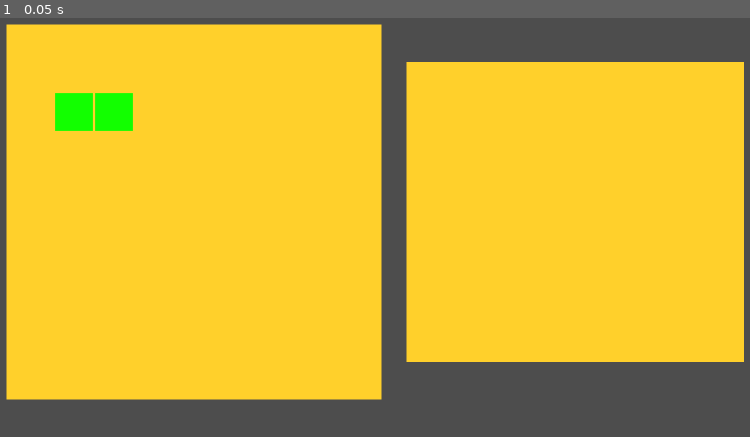
Above: before the commit, frame 1.
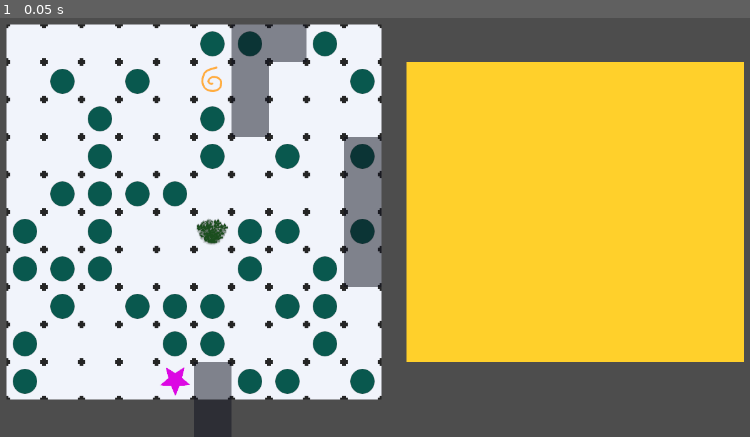
Above: after the commit, the same moment.

Repository: mDuo13/ld54
Game: Godot game, scene res://Scenes/PlayGame.tscn
Two runs of this game, one before a commit and one after it. Both use one fixed random seed, a clock stepped at 60 frames per second and the inputs below.
Inputs:
- Up to frame 1 (0.05 s): no input

The runs differ from the first frame. In frame 1, 45% of the frame differs, in the area x 0-51%, y 1-100%.

Commit message:
Board rando & helpers

Diff:
--- a/Scenes/PlayGame.tscn
+++ b/Scenes/PlayGame.tscn
@@ -1,27 +1,56 @@
-[gd_scene load_steps=7 format=3 uid="uid://dmla031dku8le"]
+[gd_scene load_steps=10 format=3 uid="uid://dmla031dku8le"]
 
 [ext_resource type="Texture2D" uid="uid://caupoabxxmf2p" path="res://Assets/Tile.png" id="1_7y3ry"]
-[ext_resource type="Script" path="res://Scripts/plate_setup.gd" id="2_nrm2g"]
+[ext_resource type="Texture2D" uid="uid://cqpvf6ol0iv1u" path="res://Assets/board_tiles.png" id="2_0m3lk"]
 [ext_resource type="Script" path="res://Scripts/conveyor_setup.gd" id="3_un6u0"]
 [ext_resource type="Script" path="res://Scripts/piece_manager.gd" id="4_g3j14"]
+[ext_resource type="Script" path="res://Scripts/plate.gd" id="5_eb8rb"]
 
 [sub_resource type="TileSetAtlasSource" id="TileSetAtlasSource_ynqv4"]
 texture = ExtResource("1_7y3ry")
 texture_region_size = Vector2i(60, 60)
 0:0/0 = 0
 
+[sub_resource type="TileSetAtlasSource" id="TileSetAtlasSource_o66xs"]
+texture = ExtResource("2_0m3lk")
+texture_region_size = Vector2i(60, 60)
+0:0/0 = 0
+1:0/0 = 0
+1:0/0/custom_data_1 = 3
+2:0/0 = 0
+2:0/0/custom_data_0 = 1
+3:0/0 = 0
+0:1/0 = 0
+0:1/0/custom_data_0 = 2
+1:1/0 = 0
+1:1/0/custom_data_0 = 2
+2:1/0 = 0
+2:1/0/custom_data_0 = 2
+3:1/0 = 0
+0:2/0 = 0
+1:2/0 = 0
+2:2/0 = 0
+3:2/0 = 0
+0:3/0 = 0
+1:3/0 = 0
+2:3/0 = 0
+2:3/0/custom_data_1 = 2
+3:3/0 = 0
+3:3/0/custom_data_1 = 1
+
 [sub_resource type="TileSet" id="TileSet_fig5t"]
 tile_size = Vector2i(60, 60)
+custom_data_layer_0/name = "scoring"
+custom_data_layer_0/type = 2
+custom_data_layer_1/name = "color"
+custom_data_layer_1/type = 2
 sources/0 = SubResource("TileSetAtlasSource_ynqv4")
+sources/1 = SubResource("TileSetAtlasSource_o66xs")
+
+[sub_resource type="RectangleShape2D" id="RectangleShape2D_8btvs"]
+size = Vector2(600, 600)
 
 [node name="Node2D" type="Node2D"]
-
-[node name="Plate" type="TileMap" parent="."]
-position = Vector2(60, 60)
-tile_set = SubResource("TileSet_fig5t")
-cell_quadrant_size = 60
-format = 2
-script = ExtResource("2_nrm2g")
 
 [node name="Conveyor" type="TileMap" parent="."]
 position = Vector2(700, 120)
@@ -35,3 +64,26 @@
 
 [node name="PieceManager" type="Node2D" parent="."]
 script = ExtResource("4_g3j14")
+
+[node name="Plate" type="Area2D" parent="."]
+position = Vector2(60, 60)
+script = ExtResource("5_eb8rb")
+
+[node name="CollisionShape2D" type="CollisionShape2D" parent="Plate"]
+position = Vector2(300, 300)
+shape = SubResource("RectangleShape2D_8btvs")
+
+[node name="PlateGrid" type="TileMap" parent="Plate"]
+tile_set = SubResource("TileSet_fig5t")
+cell_quadrant_size = 60
+format = 2
+layer_0/name = "base"
+layer_1/name = "food"
+layer_1/enabled = true
+layer_1/modulate = Color(1, 1, 1, 0.501961)
+layer_1/y_sort_enabled = false
+layer_1/y_sort_origin = 0
+layer_1/z_index = 1
+layer_1/tile_data = PackedInt32Array()
+
+[connection signal="input_event" from="Plate" to="Plate" method="_on_input_event"]
--- /dev/null
+++ b/Scripts/plate.gd
@@ -0,0 +1,115 @@
+extends Area2D
+
+@export var GRID_WIDTH  = 10
+@export var GRID_HEIGHT = 10
+@export var BLOCKER_COUNT = 3  ## How many blockers are placed onto the grid initially
+@export var BLOCKER_SIZE = 4  ## How many squares each blocker is (default)
+#FF: variable size blockers
+
+const TILE_SRC = 1 #board_tiles.png
+# GRID Layers
+const LAYER_BASE = 0
+const LAYER_FOOD = 1
+
+enum FOOD {NONE, PINK, GREEN, BLOCK} # matches the values used in the color data layer
+const GROW_VECS = [
+	Vector2i(0,-1), #up
+	Vector2i(1, 0), #right
+	Vector2i(0, 1), #down
+	Vector2i(-1, 0) #left
+]
+
+var TILE_TYPES = {
+	"empty": Vector2(0,0),
+	"blocked": Vector2(1, 0),
+	"scoring": Vector2(2, 0),
+	"special_1": Vector2(0, 1),
+	"special_2": Vector2(1, 1),
+	"special_3": Vector2(2, 1),
+	"food_pink": Vector2(3,3),
+	"food_green": Vector2(2,3)
+}
+
+@export var bag_contents := {
+	"scoring": 40,
+	"special_1": 1,
+	"special_2": 1,
+	"special_3": 1
+}
+
+func _ready():
+	randomize_board()
+	place_blockers()
+
+func randomize_board():
+	var tile_bag = []
+	for tile_type in bag_contents:
+		for i in range(bag_contents[tile_type]):
+			tile_bag.append(tile_type)
+	if tile_bag.size() < GRID_WIDTH * GRID_HEIGHT:
+		var spaces_to_add = GRID_WIDTH*GRID_HEIGHT - tile_bag.size()
+		print("Adding", spaces_to_add, "empty spaces to complete the bag")
+		for i in range(spaces_to_add):
+			tile_bag.append("empty")
+	elif tile_bag.size() > GRID_WIDTH * GRID_HEIGHT:
+		print("Bag contains", GRID_WIDTH * GRID_HEIGHT - tile_bag.size(), "tiles more than there's room for")
+	tile_bag.shuffle()
+
+	for x in range(GRID_WIDTH):
+		for y in range(GRID_HEIGHT):
+			var tile_type = tile_bag.pop_back()
+			var tile_atlas = TILE_TYPES[tile_type]
+			# Set the tile at (x, y) to TILE_SQUARE
+			$PlateGrid.set_cell(
+				LAYER_BASE,     # Layer ID
+				Vector2i(x, y), # Coordinates
+				TILE_SRC,    # Tile ID source
+				tile_atlas # Atlas coords
+			)
+
+func place_blockers():
+	#TODO: check for illegal placement (both initial and grow)
+	for i in range(BLOCKER_COUNT):
+		var loc
+		while true:
+			loc = Vector2i(randi_range(0,GRID_WIDTH), randi_range(0,GRID_HEIGHT))
+			if loc.x < 0 or loc.y < 0 or loc.x >= GRID_WIDTH or loc.y >= GRID_WIDTH:
+				continue # out of bounds, try again
+			if scoring_at(loc) > 1 or food_color_at(loc) == 3:
+				continue # don't overwrite bonus spaces or other blockers
+			break
+		put_food_at("blocked", loc)
+		for j in range(BLOCKER_SIZE-1):
+			var new_loc
+			while true:
+				new_loc = loc + GROW_VECS[randi()%GROW_VECS.size()]
+				if new_loc.x < 0 or new_loc.y < 0 or new_loc.x >= GRID_WIDTH or new_loc.x >= GRID_HEIGHT:
+					continue
+				if scoring_at(new_loc) > 1 or food_color_at(new_loc) == 3:
+					continue
+				break
+			loc = new_loc
+			put_food_at("blocked", loc)
+
+func scoring_at(coords: Vector2i):
+	var cell_data = $PlateGrid.get_cell_tile_data(LAYER_BASE, coords)
+	if not cell_data:
+		return 0
+	var scoring = cell_data.get_custom_data("scoring")
+	return scoring
+
+func food_color_at(coords: Vector2i):
+	var cell_data = $PlateGrid.get_cell_tile_data(LAYER_FOOD, coords)
+	if not cell_data:
+		return 0
+	return cell_data.get_custom_data("color")
+
+func put_food_at(food : String, coords: Vector2i):
+	var food_tile = TILE_TYPES[food]
+	$PlateGrid.set_cell(LAYER_FOOD, coords, TILE_SRC, food_tile)
+
+func _on_input_event(_viewport, event, _shape_idx):
+	if event is InputEventMouseButton and event.pressed:
+		print("Mouse Click at: ", event.position)
+		var map_coords = $PlateGrid.local_to_map( to_local(event.position) )
+		print(scoring_at(map_coords))
--- a/Scripts/plate_setup.gd
+++ /dev/null
@@ -1,21 +0,0 @@
-extends TileMap
-
-const GRID_WIDTH  = 10
-const GRID_HEIGHT = 10
-
-const TILE_SQUARE = 0
-#const TILE_SQUARE = 1
-
-func _ready():
-	for x in range(GRID_WIDTH):
-		for y in range(GRID_HEIGHT):
-			# Set the tile at (x, y) to TILE_SQUARE
-			set_cell(
-				0,              # Layer ID
-				Vector2i(x, y), # Coordinates
-				TILE_SQUARE,    # Tile ID
-				Vector2i(0, 0)  # For Atlas
-			)
-
-func _process(delta):
-	pass
Binary file added: Assets/board_tiles.png
Not shown, added: Assets/board_tiles.png.import
Not shown, added: rr-todo.txt
Not shown, added: Assets/board_tiles.xcf
